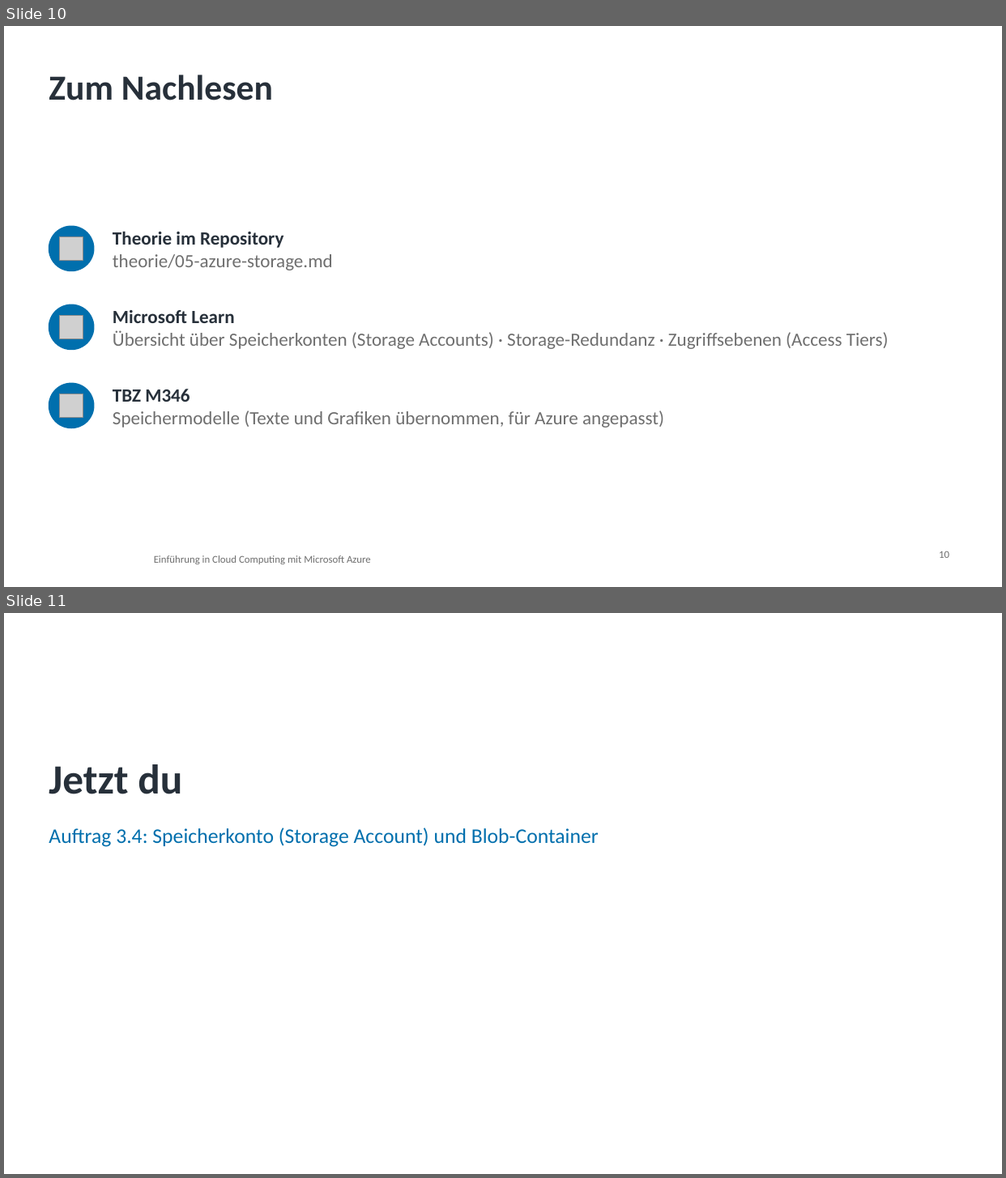
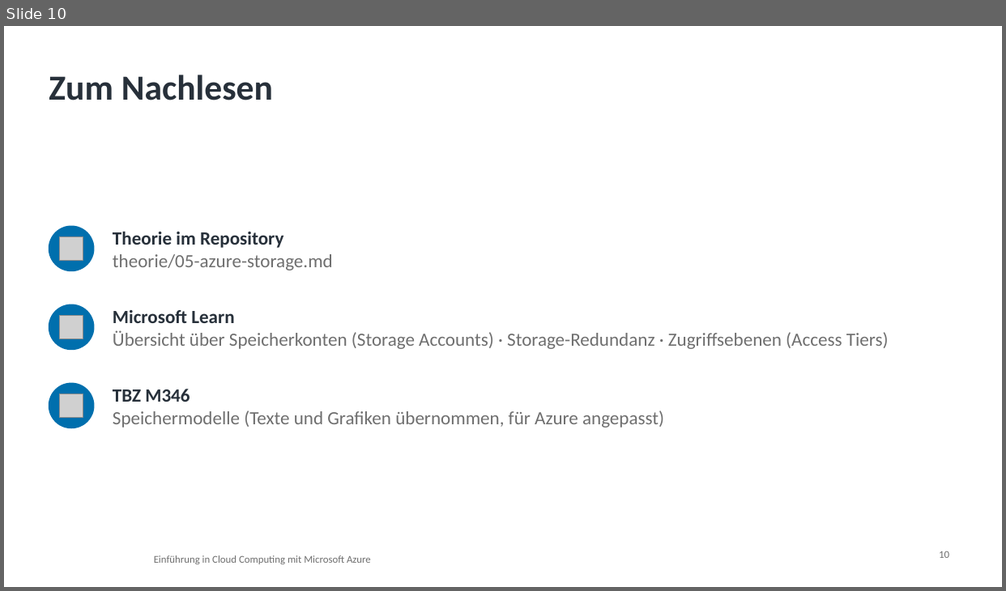
Before and after one commit to pat-teacher/azure-basics-training, a slide deck: praesentationen/input-05-azure-storage.pptx. Shown one above the other, each under a label of ours: slides 10 and 11 before the commit, slide 10 after it. The pictures are 1006x1178 and 1006x591 pixels, drawn with LibreOffice and Linux fonts; fonts in the diff are those of the drawing; grey boxes stand for pictures; background and template pictures are left out. Boxes give left, top, right and bottom in pixels: in the first picture for what was removed or moved away, otherwise in the second. Text is boxed around its words. In the diff, an @@ line names an element or a change of style, - is before the commit and + after.

Commit message:
Update course materials: clarify tasks for Azure Storage and add sequential instructions for assignments 3.4 and 3.5

```diff
--- a/praesentationen/input-05-azure-storage.pptx
+++ b/praesentationen/input-05-azure-storage.pptx
@@ slide 11 removed at box(4, 613, 1002, 1174), background #FFFFFF @@
@@ title removed at box(49, 764, 182, 794) @@
-Jetzt du
@@ text removed at box(49, 828, 599, 847) @@
-Auftrag 3.4: Speicherkonto (Storage Account) und Blob-Container
```
Also in this commit, not shown: 1 slide added, 2 other files.
